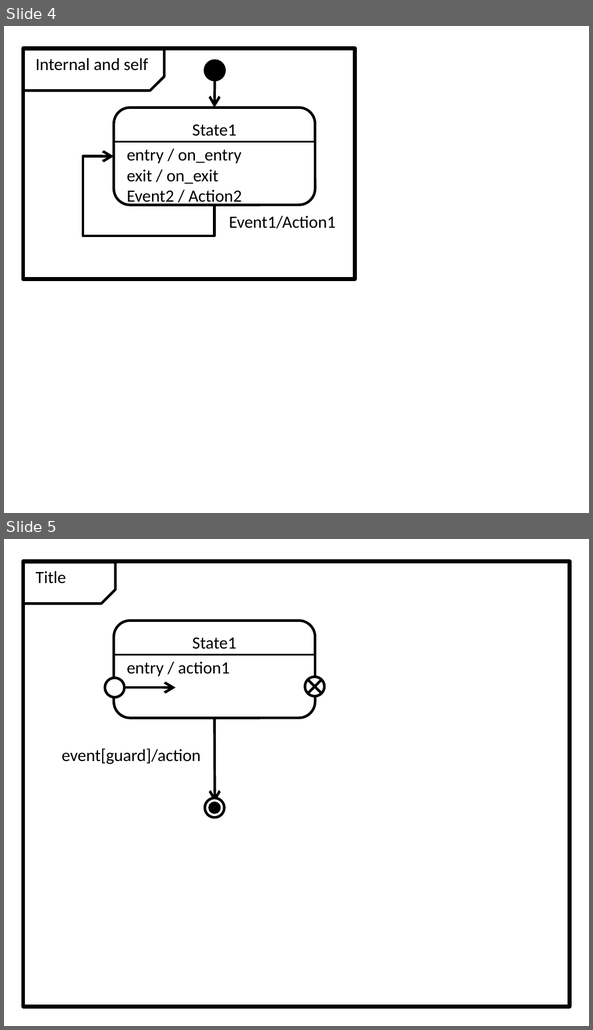
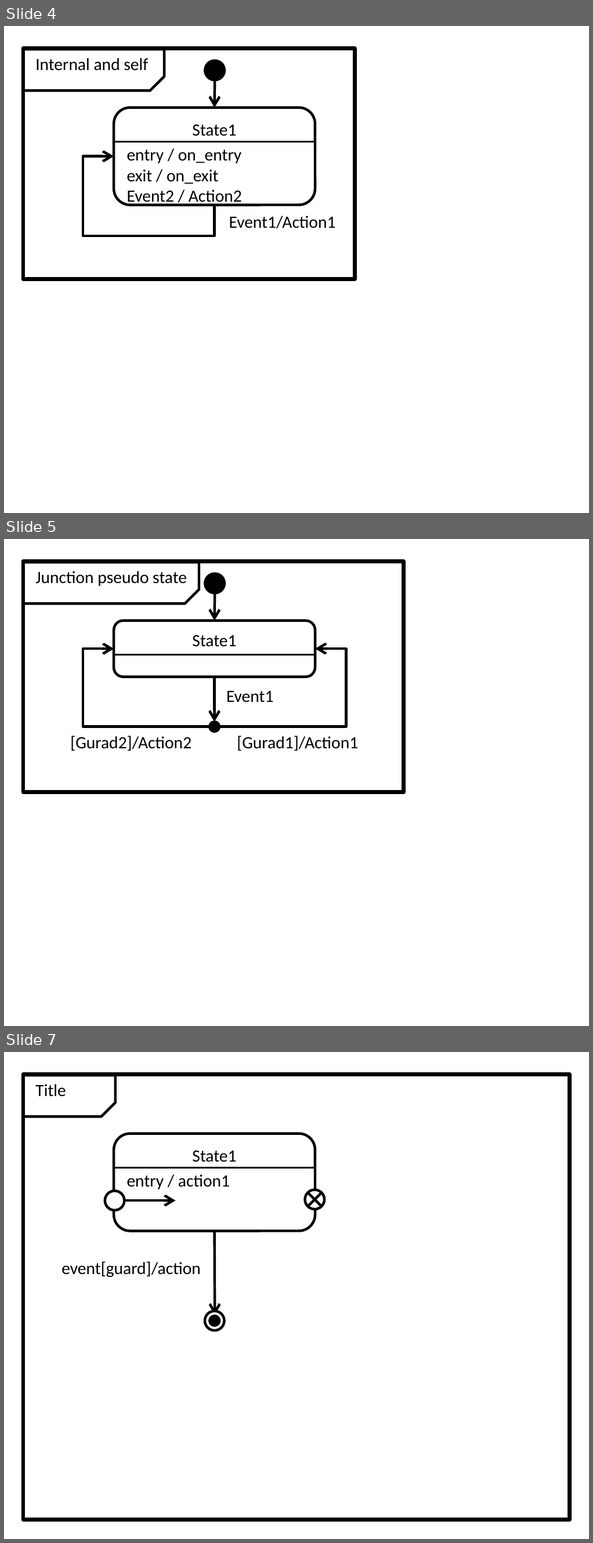
Before and after one commit to redboltz/cpp_sample, a slide deck: boost_training/msm/fig.pptx. Shown one above the other, each under a label of ours: slides 4 and 5 before the commit, slides 4, 5 and 7 after it; the slides between them are not shown. The pictures are 593x1030 and 593x1543 pixels, drawn with LibreOffice and Linux fonts; fonts in the diff are those of the drawing. Boxes give left, top, right and bottom in pixels: in the first picture for what was removed or moved away, otherwise in the second. Text is boxed around its words. In the diff, an @@ line names an element or a change of style, - is before the commit and + after.

Commit message:
Add junction pseudo state example.

```diff
--- a/boost_training/msm/fig.pptx
+++ b/boost_training/msm/fig.pptx
@@ slide 5 added at [4, 539, 589, 1026], background #FFFFFF @@
@@ rectangle added at [23, 561, 402, 792], outline #000000 2.25 pt @@
@@ snip rect added at [23, 562, 198, 603], outline #000000 1.5 pt @@
@@ text added at [35, 571, 187, 586], 10 pt, text #000000 @@
+Junction pseudo state
@@ ellipse added at [204, 574, 224, 594], fill #000000, outline #000000 1.5 pt @@
@@ arrow added from (214, 594) to (214, 621), #000000 1.5 pt @@
@@ rounded rectangle added at [114, 621, 315, 676], outline #000000 1.5 pt, 10 pt, text #000000 @@
+State1
@@ elbow arrow added from (209, 727) to (114, 649), #000000 1.5 pt @@
@@ line added from (114, 655) to (314, 655), #000000 1 pt @@
@@ elbow arrow added from (219, 727) to (314, 649), #000000 1.5 pt @@
@@ elbow arrow added from (214, 676) to (214, 722), #000000 1.5 pt @@
@@ text added at [226, 691, 274, 703], 10 pt, text #000000 @@
+Event1
@@ ellipse added at [209, 722, 219, 732], fill #000000, outline #000000 1.5 pt @@
@@ text added at [70, 736, 191, 751], 10 pt, text #000000 @@
+[Gurad2]/Action2
@@ text added at [237, 736, 358, 751], 10 pt, text #000000 @@
+[Gurad1]/Action1
@@ what was slide 5 is now slide 7 @@
```
Also in this commit, not shown: 1 other slide added, 2 other files.
